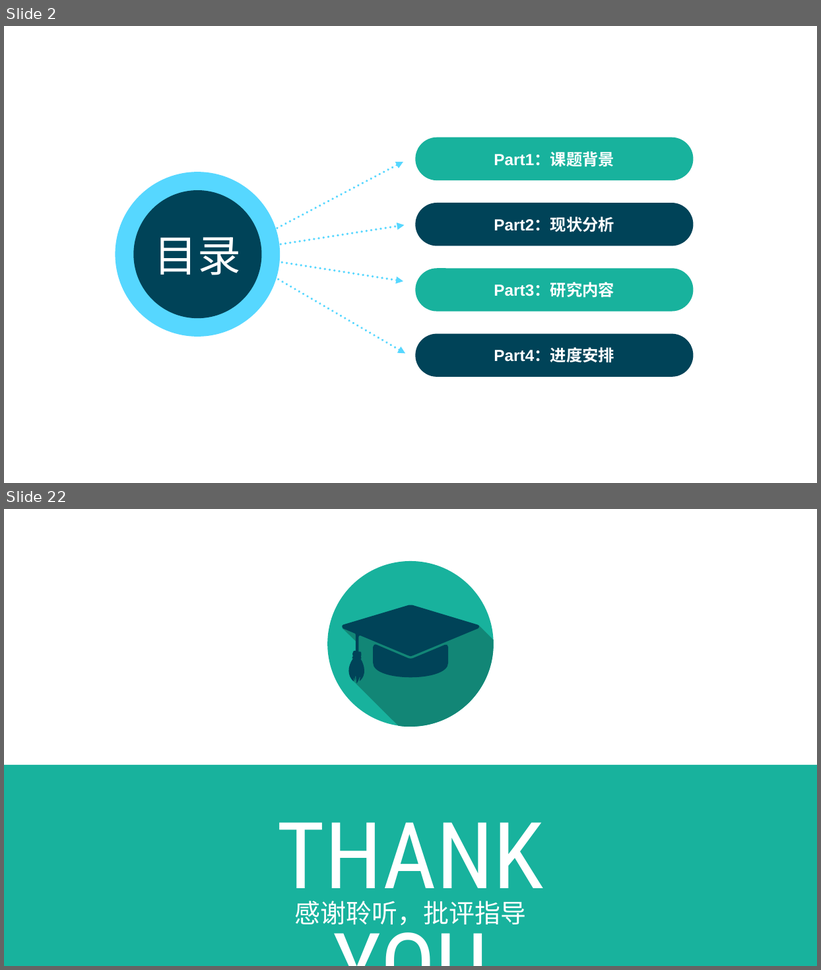
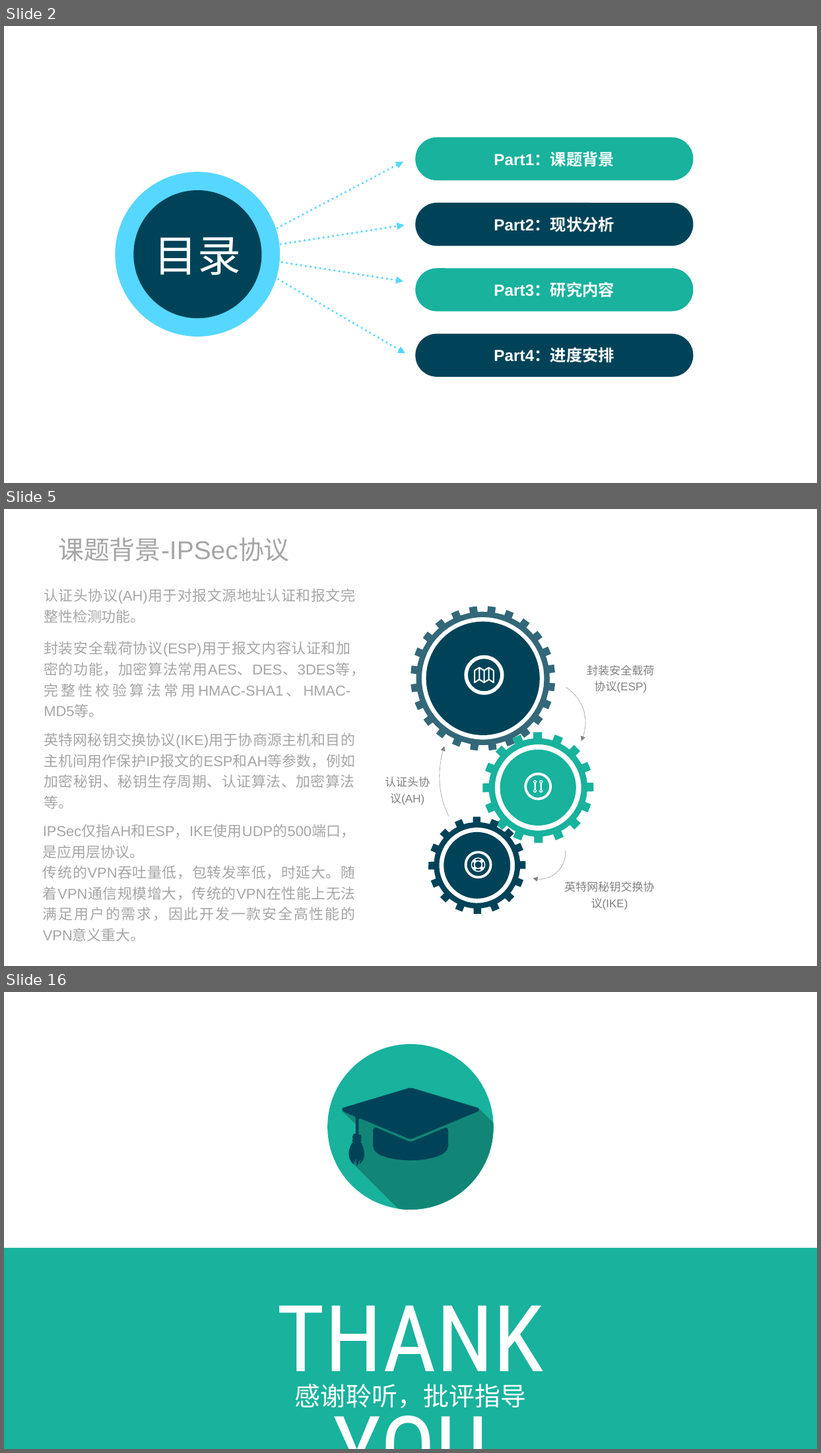
Before and after one commit to yybysj/bysj, a slide deck: Requirement/毕业设计相关规定及规范/毕设开题答辩PPT.pptx. Shown one above the other, each under a label of ours: slides 2 and 22 before the commit, slides 2, 5 and 16 after it; the slides between them are not shown. The pictures are 821x970 and 821x1453 pixels, drawn with LibreOffice and Linux fonts; fonts in the diff are those of the drawing. Boxes give left, top, right and bottom in pixels: in the first picture for what was removed or moved away, otherwise in the second. Text is boxed around its words. In the diff, an @@ line names an element or a change of style, - is before the commit and + after.

```diff
--- a/Requirement/毕业设计相关规定及规范/毕设开题答辩PPT.pptx
+++ b/Requirement/毕业设计相关规定及规范/毕设开题答辩PPT.pptx
@@ slide 5 added at bbox=[4, 509, 817, 966], background #FFFFFF @@
@@ text added at bbox=[58, 537, 290, 561], 32 pt, text #A6A6A6 @@
+课题背景-IPSec协议
@@ text added at bbox=[44, 588, 355, 623], 18 pt, text #A6A6A6 @@
+认证头协议(AH)用于对报文源地址认证和报文完整性检测功能。
@@ text added at bbox=[44, 642, 365, 718], 18 pt, text #A6A6A6 @@
+封装安全载荷协议(ESP)用于报文内容认证和加密的功能，加密算法常用AES、DES、3DES等，完整性校验算法常用HMAC-SHA1、HMAC-MD5等。
@@ freeform shape added at bbox=[464, 656, 504, 695], fill #FFFFFF @@
@@ freeform shape added at bbox=[474, 667, 494, 683], fill #FFFFFF @@
@@ text added at bbox=[587, 665, 654, 693], 14 pt, text #808080 @@
+封装安全载荷协议(ESP)
@@ text added at bbox=[44, 733, 355, 809], 18 pt, text #A6A6A6 @@
+英特网秘钥交换协议(IKE)用于协商源主机和目的主机间用作保护IP报文的ESP和AH等参数，例如加密秘钥、秘钥生存周期、认证算法、加密算法等。
@@ text added at bbox=[385, 777, 430, 805], 14 pt, text #808080 @@
+认证头协议(AH)
@@ freeform shape added at bbox=[525, 773, 552, 801], fill #FFFFFF @@
@@ freeform shape added at bbox=[533, 780, 543, 793], fill #FFFFFF @@
@@ text added at bbox=[43, 825, 356, 942], 18 pt, text #A6A6A6 @@
+IPSec仅指AH和ESP，IKE使用UDP的500端口，是应用层协议。
+传统的VPN吞吐量低，包转发率低，时延大。随着VPN通信规模增大，传统的VPN在性能上无法满足用户的需求，因此开发一款安全高性能的VPN意义重大。
@@ freeform shape added at bbox=[464, 852, 492, 879], fill #FFFFFF @@
@@ freeform shape added at bbox=[471, 857, 486, 872], fill #FFFFFF @@
@@ group added at bbox=[388, 584, 611, 929]: 6 freeform shapes, 3 ellipses @@
@@ text added at bbox=[564, 881, 654, 910], 14 pt, text #808080 @@
+英特网秘钥交换协议(IKE)
@@ what was slide 22 is now slide 16 @@
```
Also in this commit, not shown: 2 slides changed, 12 other slides added, 12 slides removed, 2 other files.
